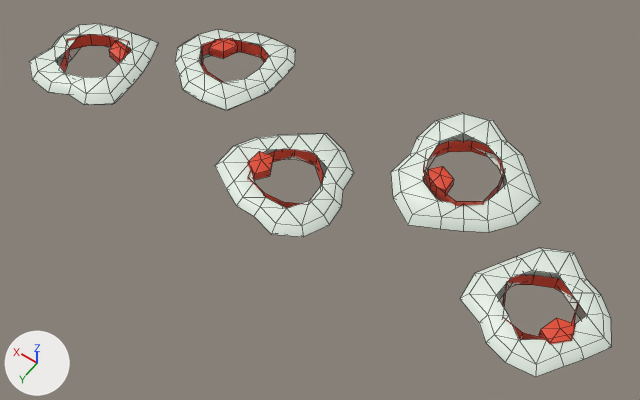
The FBX model fbx/A_food/Food_GhostPepper.fbx: old version first, new version second.
Rendered twice from a 50 mm lens placed at (-1.087, 1.512, 2.14), pointed at (-0.086, 0.111, -0.062). Lighting does not change. The marker at lower left points along +X, +Y and +Z. The picture after the commit comes second. Mesh edges are drawn as thin lines.

In view in the first picture: 'Flesh', 'Membrane'.
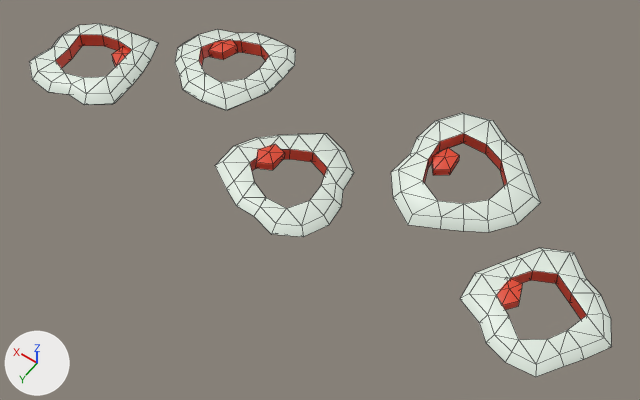
Boxes (x1, y1, x2, y2) around the edits, measured in the pictures (640 x 400 px; the box of a moved part takes in the faces that stretch with it):
'Membrane', reshaped: before (60, 34, 579, 344); after (55, 35, 587, 319)
part 1 of me_pep0holes, moved or reshaped: before (502, 275, 579, 340); after (499, 271, 587, 319)
part 2 of me_pep0holes, moved or reshaped: before (539, 318, 576, 344); after (497, 279, 522, 310)
part 3 of me_pep0holes, moved or reshaped: before (423, 141, 504, 206); after (423, 133, 507, 186)
part 4 of me_pep0holes, moved or reshaped: before (428, 166, 454, 194); after (432, 148, 459, 175)
part 5 of me_pep0holes, moved or reshaped: before (248, 149, 323, 208); after (250, 149, 327, 176)
part 6 of me_pep0holes, moved or reshaped: before (248, 151, 273, 180); after (256, 144, 285, 170)
part 7 of me_pep0holes, moved or reshaped: before (201, 39, 269, 82); after (199, 40, 269, 66)
part 8 of me_pep0holes, moved or reshaped: before (60, 34, 129, 72); after (55, 35, 132, 68)
part 9 of me_pep0holes, moved or reshaped: before (109, 41, 131, 64); after (112, 47, 129, 67)

Edits to the bpy script that builds the scene:
```text
Change me_pep0holes:
    used by ob_membrane; location = (0.0, 0.0, 0.0)
    remove me_pep0holes.from_pydata(...)  # 160 vertices, 125 faces; spans x -0.96..0.97, y -0.28..0.27, z -0.01..0.09
    add me_pep0holes.from_pydata(...)  # 160 vertices, 125 faces; spans x -0.96..0.96, y -0.26..0.27, z -0.01..0.1
    me_pep0holes part 1: the loose piece of 20 vertices spanning x -0.95..-0.72, y 0.02..0.24, z 0.0..0.06 is multiplied about its middle by the matrix ((-0.793, 0.604, 0.072), (-0.601, -0.797, 0.068), (0.098, 0.011, 0.995)), then moved by (-0.01, 0.0, 0.0)
    me_pep0holes part 2: the loose piece of 12 vertices spanning x -0.96..-0.87, y 0.13..0.23, z 0.02..0.07 is multiplied about its middle by the matrix ((-0.793, 0.604, 0.072), (-0.601, -0.797, 0.068), (0.098, 0.011, 0.995)), then moved by (0.17, -0.04, -0.01)
    me_pep0holes part 3: the loose piece of 20 vertices spanning x -0.55..-0.3, y -0.28..-0.03, z 0.03..0.08 is multiplied about its middle by the matrix ((0.499, 0.866, -0.018), (-0.853, 0.495, 0.168), (0.154, -0.069, 0.986)), then moved by (-0.01, 0.0, 0.0)
    me_pep0holes part 4: the loose piece of 12 vertices spanning x -0.43..-0.34, y -0.14..-0.05, z 0.02..0.08 is multiplied about its middle by the matrix ((0.499, 0.866, -0.018), (-0.853, 0.495, 0.168), (0.154, -0.069, 0.986)), then moved by (0.02, -0.07, 0.0)
    me_pep0holes part 5: the loose piece of 20 vertices spanning x -0.12..0.12, y 0.03..0.27, z -0.01..0.07 is multiplied about its middle by the matrix ((0.873, 0.484, 0.052), (-0.486, 0.874, 0.021), (-0.035, -0.044, 0.998))
    me_pep0holes part 6: the loose piece of 12 vertices spanning x 0.05..0.12, y 0.13..0.23, z 0.03..0.08 is multiplied about its middle by the matrix ((0.873, 0.484, 0.052), (-0.486, 0.874, 0.021), (-0.035, -0.044, 0.998)), then moved by (0.0, -0.04, 0.0)
    me_pep0holes part 7: the loose piece of 20 vertices spanning x 0.33..0.57, y -0.24..-0.01, z 0.0..0.09 is multiplied about its middle by the matrix ((0.992, 0.022, 0.121), (-0.028, 0.998, 0.05), (-0.119, -0.053, 0.991))
    me_pep0holes part 8: the loose piece of 20 vertices spanning x 0.71..0.97, y 0.02..0.26, z 0.02..0.07 is multiplied about its middle by the matrix ((0.931, 0.361, 0.052), (-0.358, 0.932, -0.054), (-0.068, 0.032, 0.997))
    me_pep0holes part 9: the loose piece of 12 vertices spanning x 0.75..0.85, y 0.01..0.09, z 0.01..0.07 is multiplied about its middle by the matrix ((0.931, 0.361, 0.052), (-0.358, 0.932, -0.054), (-0.068, 0.032, 0.997)), then moved by (-0.03, 0.02, 0.0)
    other edits to the shape of me_pep0holes do not show in these pictures
```
